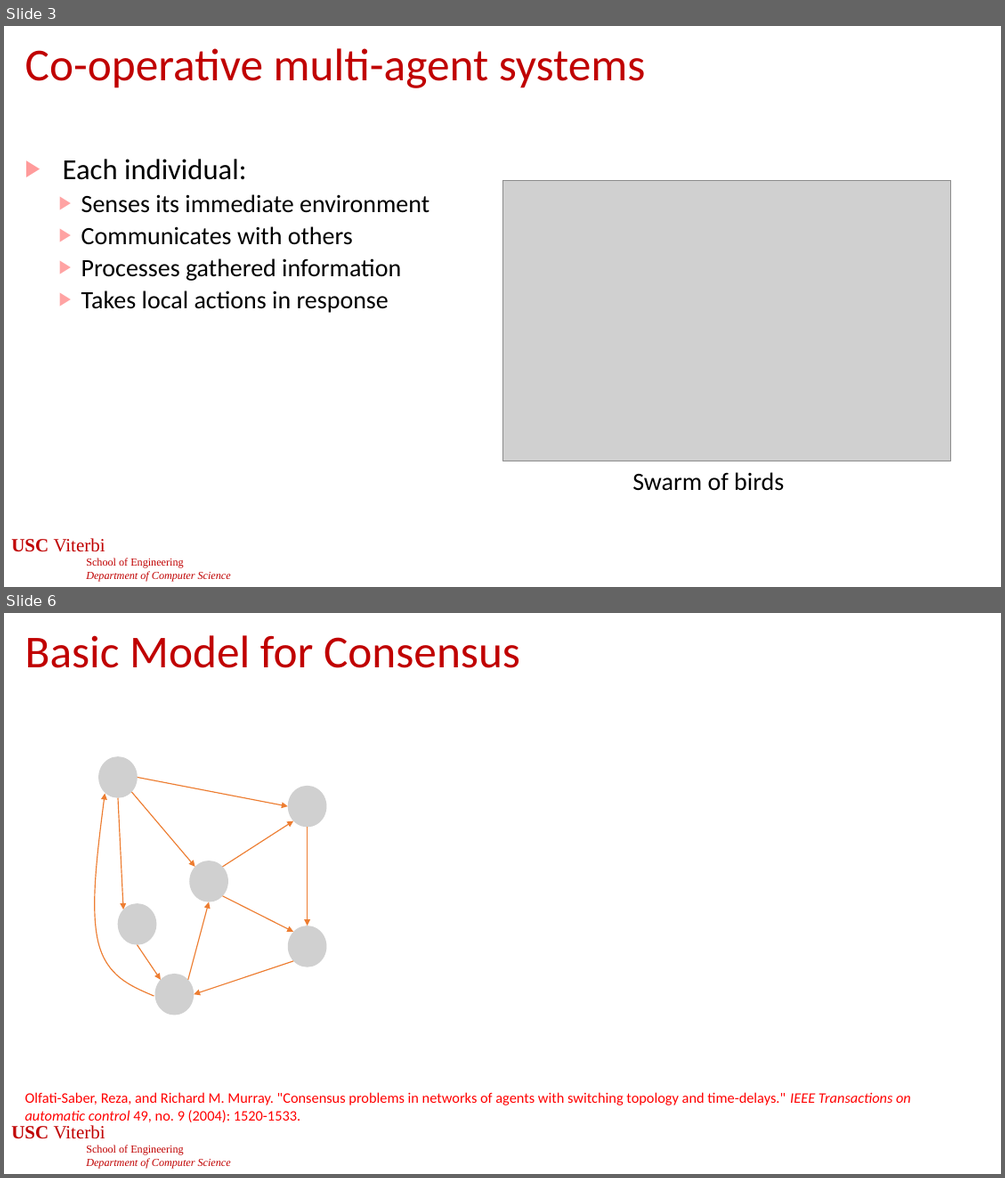
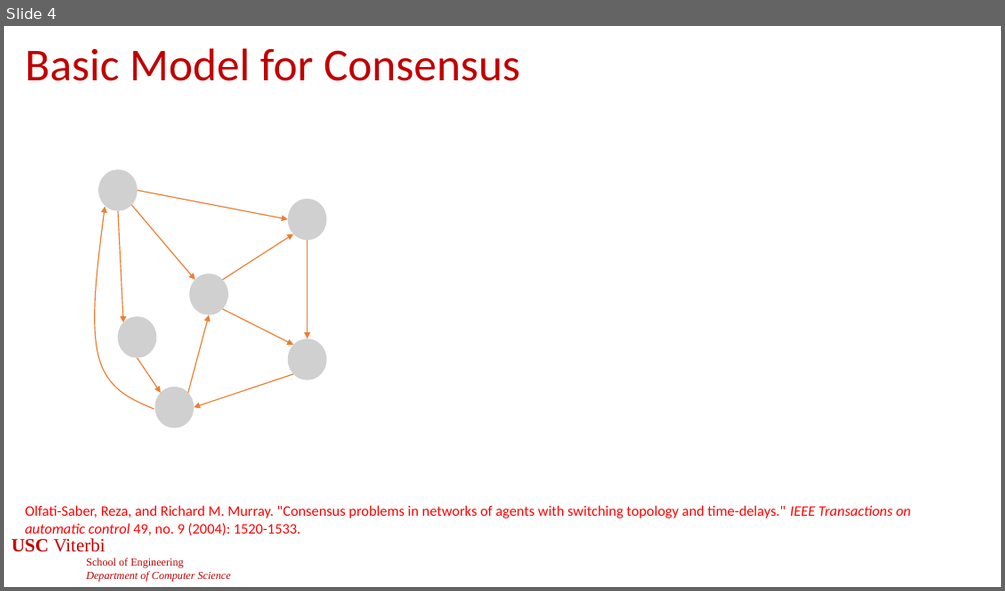
Before and after one commit to jdeshmukh/jdeshmukh.github.io, a slide deck: teaching/cs513-autocps-fall-2025/slides/MultiAgent.pptx. Shown one above the other, each under a label of ours: slides 3 and 6 before the commit, slide 4 after it; the slides between them are not shown. The pictures are 1005x1178 and 1005x591 pixels, drawn with LibreOffice and Linux fonts; fonts in the diff are those of the drawing; grey boxes stand for pictures; background and template pictures are left out. Boxes give left, top, right and bottom in pixels: in the first picture for what was removed or moved away, otherwise in the second. Text is boxed around its words. In the diff, an @@ line names an element or a change of style, - is before the commit and + after.

```diff
--- a/teaching/cs513-autocps-fall-2025/slides/MultiAgent.pptx
+++ b/teaching/cs513-autocps-fall-2025/slides/MultiAgent.pptx
@@ slide 3 removed at (4,26,1001,587), background #FFFFFF; not listed: 1 template element that a slide beside it also shows @@
@@ title removed at (25,48,646,88) @@
-Co-operative multi-agent systems
@@ text removed at (63,159,429,313) @@
-▶ Each individual:
-  ▶ Senses its immediate environment
-  ▶ Communicates with others
-  ▶ Processes gathered information
-  ▶ Takes local actions in response
@@ picture removed at (502,180,952,460) @@
@@ text removed at (632,472,784,491) @@
-Swarm of birds
@@ what was slide 6 is now slide 4 @@
```
Also in this commit, not shown: 3 slides changed, 6 slides added, 1 other slide removed, 1 other file.
